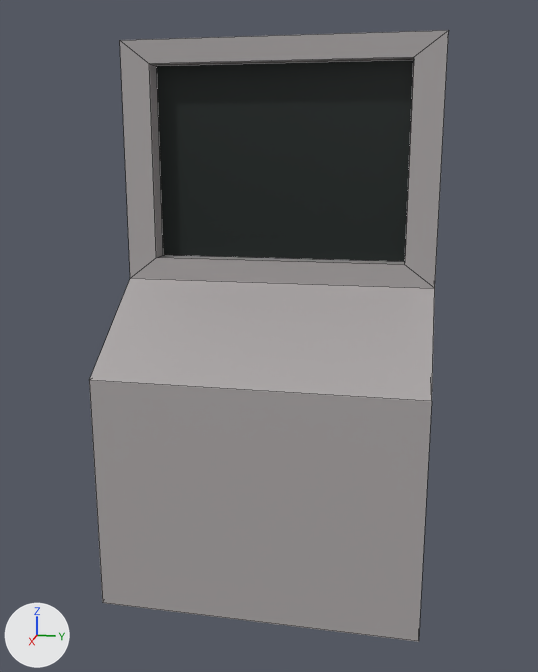
Renders of the Blender file models/tg_money_withdraw_machine/tg_money_withdraw_machine.blend from each side of a commit.
Camera for both pictures: a camera (50 mm lens) standing at (4.97, 0.89, 2.82) and looking at (0.06, -0.09, 1.59). Lighting does not change. The marker at lower left points along +X, +Y and +Z. Mesh edges are drawn as thin lines.

Script lines for the objects in view, before the commit:
```python
mat_tg_money_withdraw_machine_screen = principled_material('tg_money_withdraw_machine_screen')
mat_tg_money_withdraw_machine_screen.base_color = (0.00296, 0.00887, 0.00741)  # black #0a1815
me_cube = bpy.data.meshes.new('Cube')
me_cube.from_pydata(...)  # 24 vertices, 22 faces; spans x -1.0..1.0, y -1.0..1.0, z 0.0..3.5
# faces by material slot: [21, 1]
me_cube.materials.append(mat_tg_money_withdraw_machine_base)  # grey #aca7a7
me_cube.materials.append(mat_tg_money_withdraw_machine_screen)  # black #0a1815
ob_cube = bpy.data.objects.new('Cube', me_cube)
ob_cube.location = (0.0, 0.0, 0.0)
```
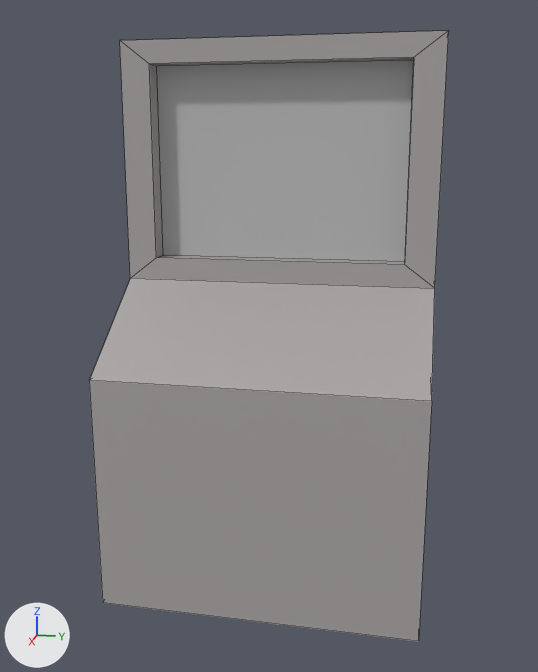
The change, as a diff of the scene's bpy script:
```diff
--- a/models/tg_money_withdraw_machine/tg_money_withdraw_machine.blend.py
+++ b/models/tg_money_withdraw_machine/tg_money_withdraw_machine.blend.py
@@ mat_tg_money_withdraw_machine_screen @@
 mat_tg_money_withdraw_machine_screen = principled_material('tg_money_withdraw_machine_screen')
-mat_tg_money_withdraw_machine_screen.base_color = (0.00296, 0.00887, 0.00741)  # black #0a1815
+mat_tg_money_withdraw_machine_screen.base_color = (0.5, 0.5, 0.5)  # grey #bcbcbc
@@ me_cube @@
 # used by ob_cube; location = (0.0, 0.0, 0.0)
-me_cube.from_pydata(...)  # 24 vertices, 22 faces; spans x -1.0..1.0, y -1.0..1.0, z 0.0..3.5
+me_cube.from_pydata(...)  # 34 vertices, 32 faces; spans x -1.0..1.0, y -1.0..1.0, z 0.0..3.5
+# me_cube part 1
+# 13 faces are deleted
+# 10 vertices are added at x -1.0..1.0, y -1.0..1.0, z 0.0..3.5
+# 23 new faces join them, mat_tg_money_withdraw_machine_base (grey #aca7a7)
 me_cube.materials.append(mat_tg_money_withdraw_machine_base)
```

Boxes (x1, y1, x2, y2) around the edits, measured in the pictures (538 x 672 px):
'Cube', recoloured, reshaped (black to grey)
    both: (89, 30, 449, 642)
